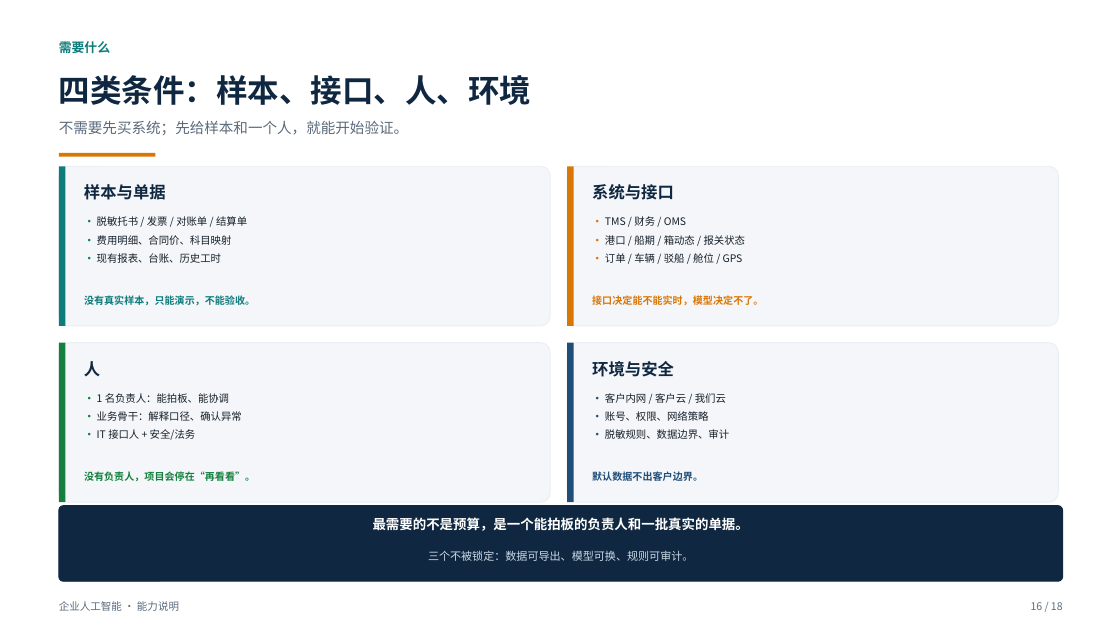
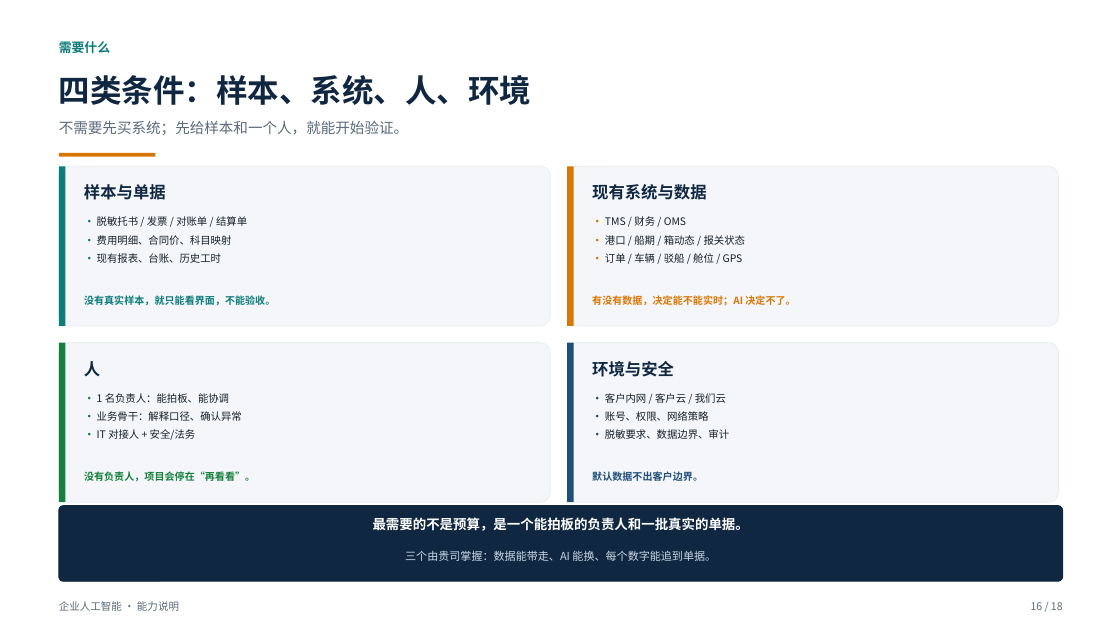
Before and after one commit to roma007/Enterprise-AI, a slide deck: slide 16 of 会客包/reports/客户老板版_系统能力介绍_2026-11-08.pptx. Drawn at 1120x630 pixels with LibreOffice and Linux fonts; fonts in the diff are those of the drawing. Boxes give left, top, right and bottom in pixels: in the first picture for what was removed or moved away, otherwise in the second. Text is boxed around its words. In the diff, an @@ line names an element or a change of style, - is before the commit and + after.

Commit message:
fix(copilot): 客户版 PPT 去工程术语并统一演示口径
图无影响：仅客户版 PPT 措辞、演示界面文案与截图，不改功能与节点状态。

```diff
--- a/会客包/reports/客户老板版_系统能力介绍_2026-11-08.pptx
+++ b/会客包/reports/客户老板版_系统能力介绍_2026-11-08.pptx
@@ text at <box>59,75,532,105</box>: text changed @@
-四类条件：样本、接口、人、环境
+四类条件：样本、系统、人、环境
@@ text at <box>592,184,706,200</box>: text changed @@
-系统与接口
+现有系统与数据
@@ text at <box>84,295,275,305</box>: text changed @@
-没有真实样本，只能演示，不能验收。
+没有真实样本，就只能看界面，不能验收。
@@ text at <box>592,295,795,306</box>: text changed @@
-接口决定能不能实时，模型决定不了。
+有没有数据，决定能不能实时；AI 决定不了。
@@ text at <box>97,429,196,440</box>: text changed @@
-• IT 接口人 + 安全/法务
+• IT 对接人 + 安全/法务
@@ text at <box>605,429,729,439</box>: text changed @@
-• 脱敏规则、数据边界、审计
+• 脱敏要求、数据边界、审计
@@ text at <box>405,550,716,561</box>: text changed @@
-三个不被锁定：数据可导出、模型可换、规则可审计。
+三个由贵司掌握：数据能带走、AI 能换、每个数字能追到单据。
```
Also in this commit, not shown: 17 other slides changed, 47 other files.
